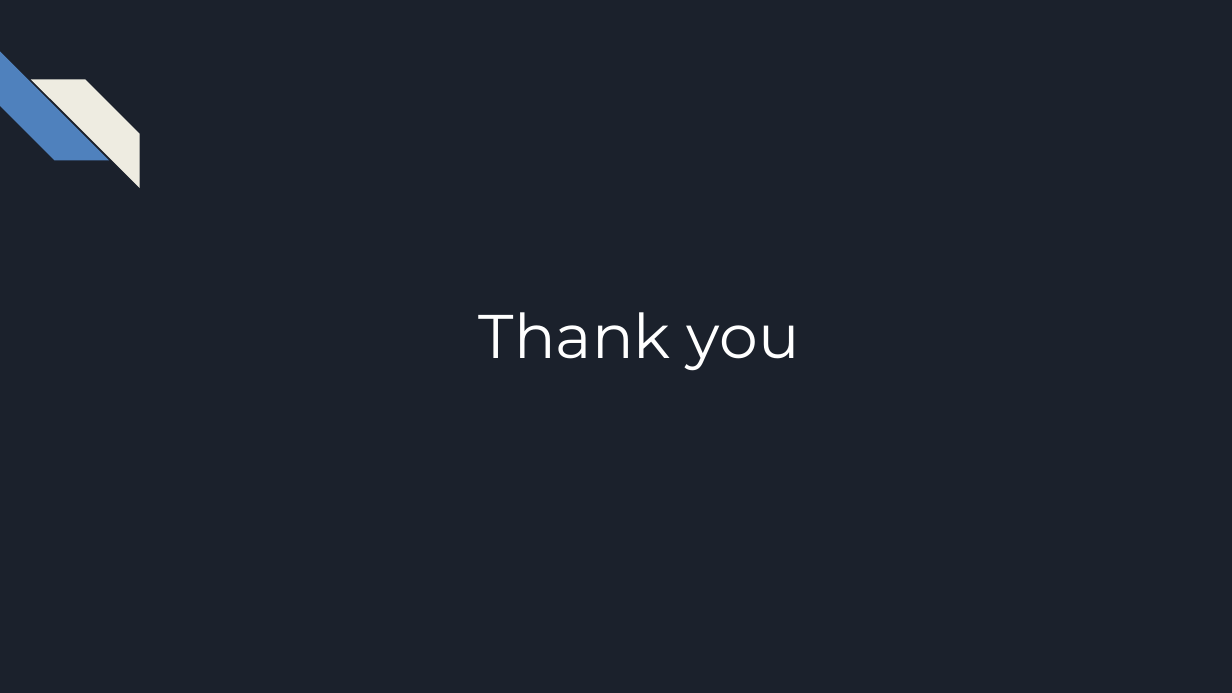
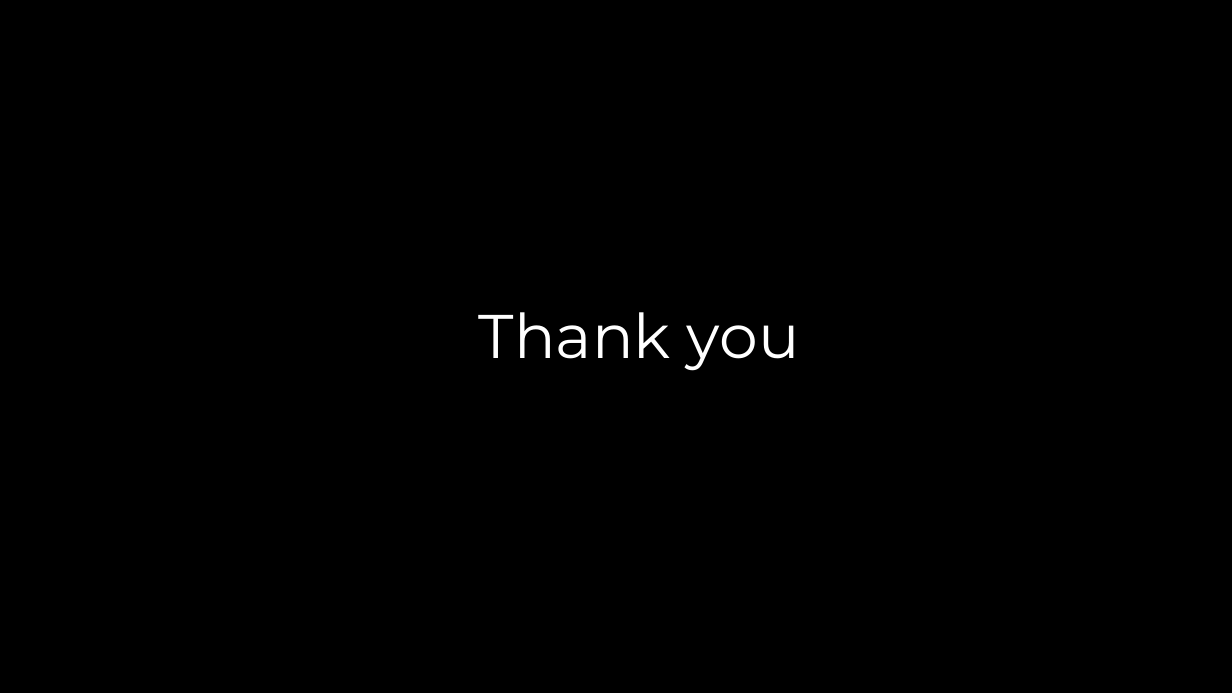
Before and after one commit to glasgow2017/team-8, a slide deck: slide 9 of presentation/Cyclops.pptx (slide 8 before the commit). Drawn at 1232x693 pixels with LibreOffice and Linux fonts; fonts in the diff are those of the drawing; background and template pictures are left out. Boxes give left, top, right and bottom in pixels: in the first picture for what was removed or moved away, otherwise in the second. Text is boxed around its words. In the diff, an @@ line names an element or a change of style, - is before the commit and + after.

```diff
--- a/presentation/Cyclops.pptx
+++ b/presentation/Cyclops.pptx
@@ background #1B212C to picture (left out) @@
@@ diag stripe removed at [0, 52, 108, 160] @@
@@ diag stripe removed at [31, 79, 139, 187] @@
```
Also in this commit, not shown: 4 other slides changed, 4 slides added, 3 slides removed.
